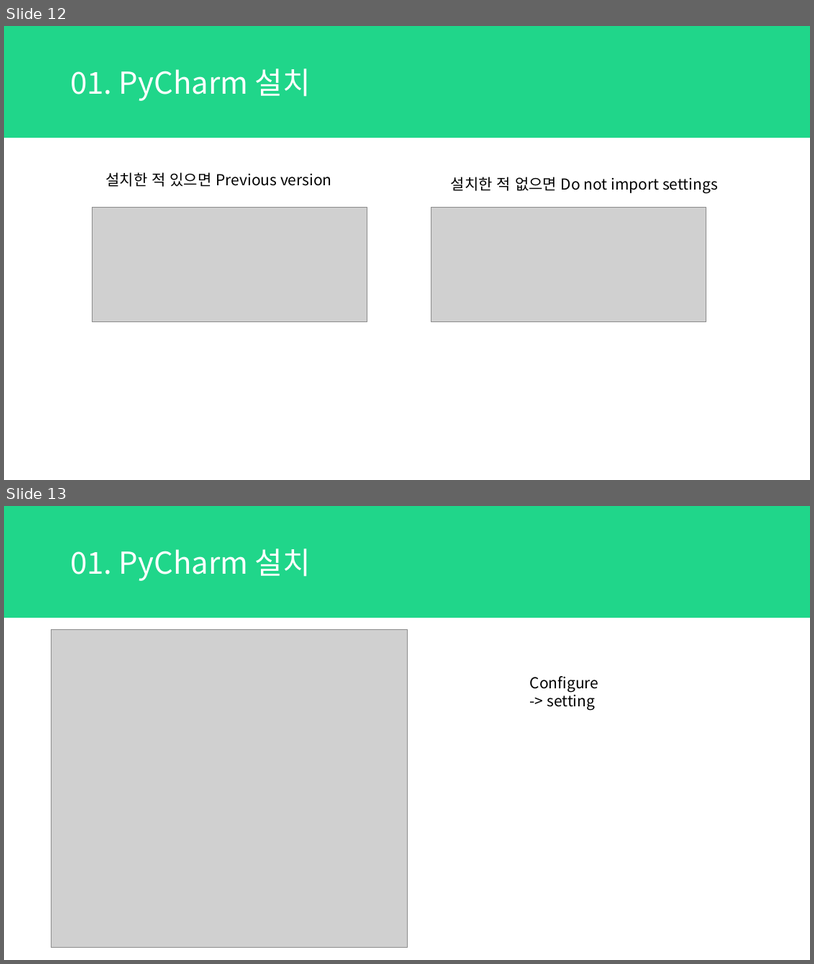
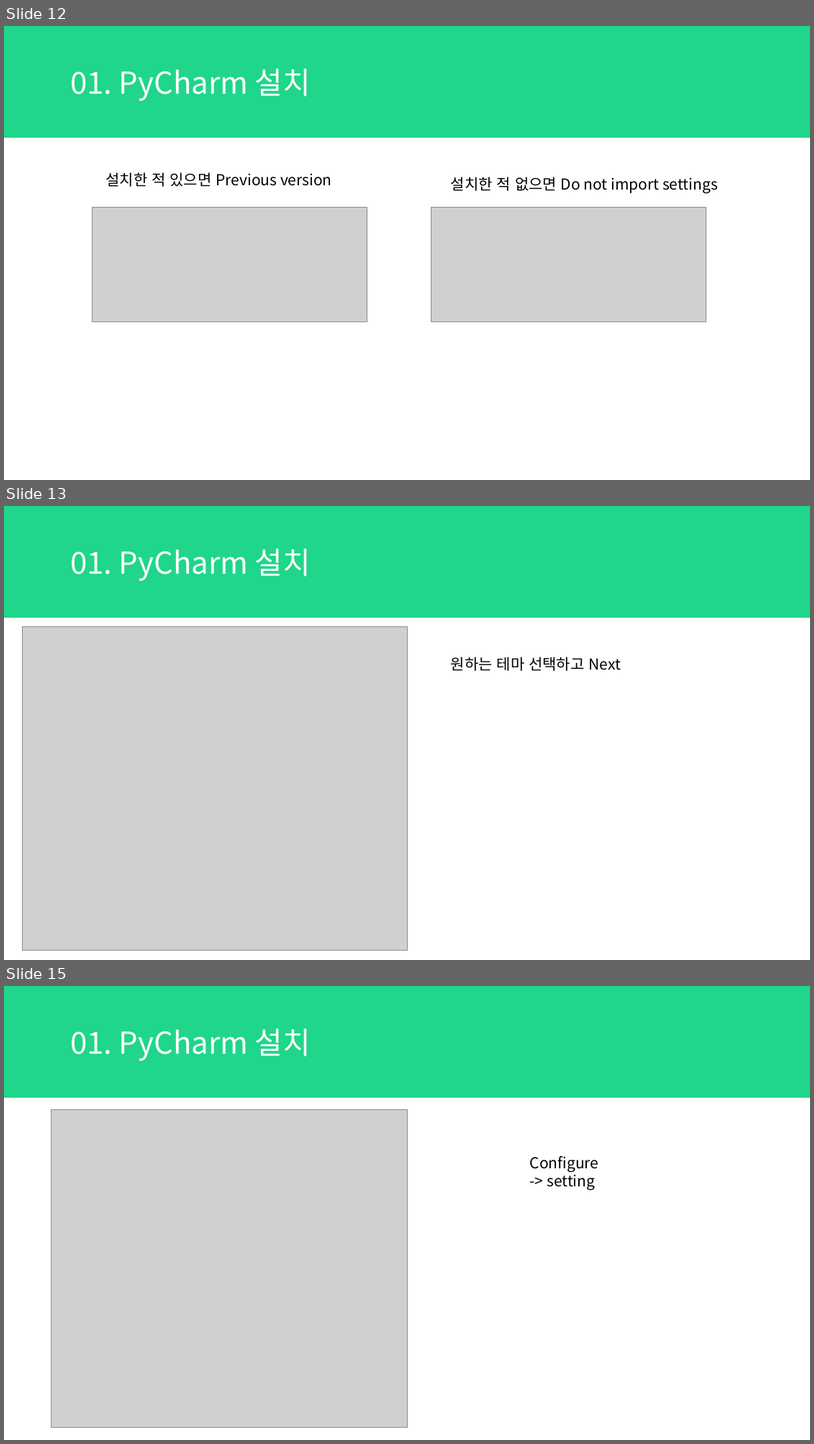
Before and after one commit to alro923/Deep_learning_with_python, a slide deck: 02. 아나콘다 파이참 연동.pptx. Shown one above the other, each under a label of ours: slides 12 and 13 before the commit, slides 12, 13 and 15 after it; the slides between them are not shown. The pictures are 814x964 and 814x1444 pixels, drawn with LibreOffice and Linux fonts; fonts in the diff are those of the drawing; grey boxes stand for pictures. Boxes give left, top, right and bottom in pixels: in the first picture for what was removed or moved away, otherwise in the second. Text is boxed around its words. In the diff, an @@ line names an element or a change of style, - is before the commit and + after.

```diff
--- a/02. 아나콘다 파이참 연동.pptx
+++ b/02. 아나콘다 파이참 연동.pptx
@@ slide 13 added at box(4, 506, 810, 960), background #FFFFFF @@
@@ rectangle added at box(4, 506, 810, 618), fill #20D68A, 36 pt, text #FFFFFF @@
+01. PyCharm 설치
@@ picture added at box(22, 626, 407, 950) @@
@@ text added at box(451, 656, 621, 671), 18 pt, text #000000 @@
+원하는 테마 선택하고 Next
@@ what was slide 13 is now slide 15 @@
```
Also in this commit, not shown: 2 slides changed, 1 other slide added, 1 other file.
